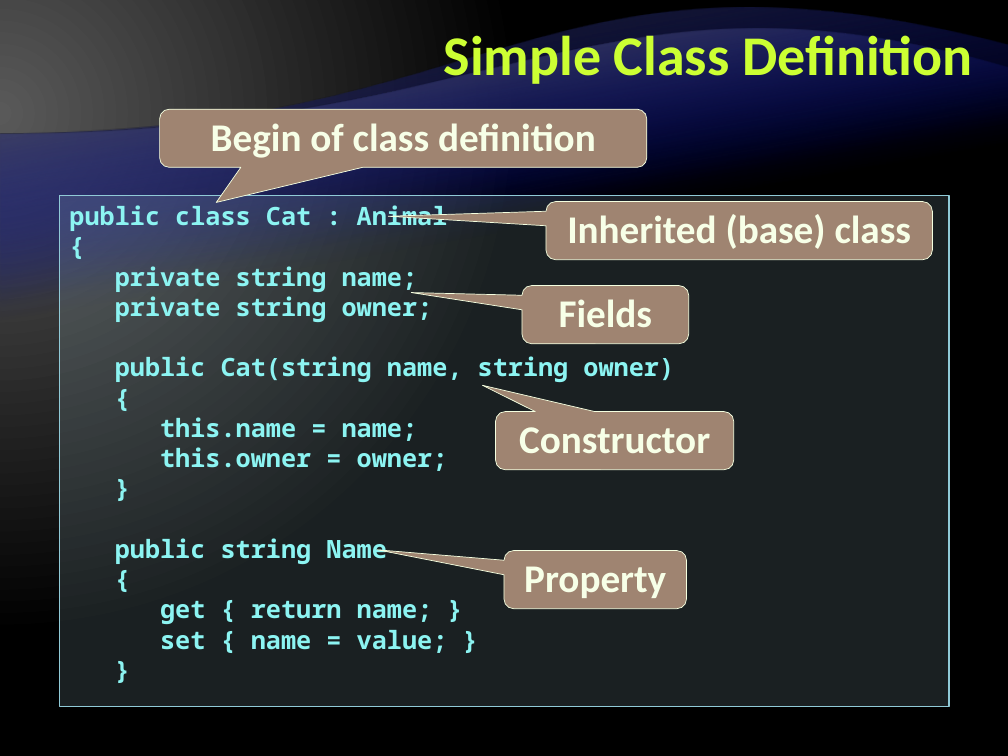
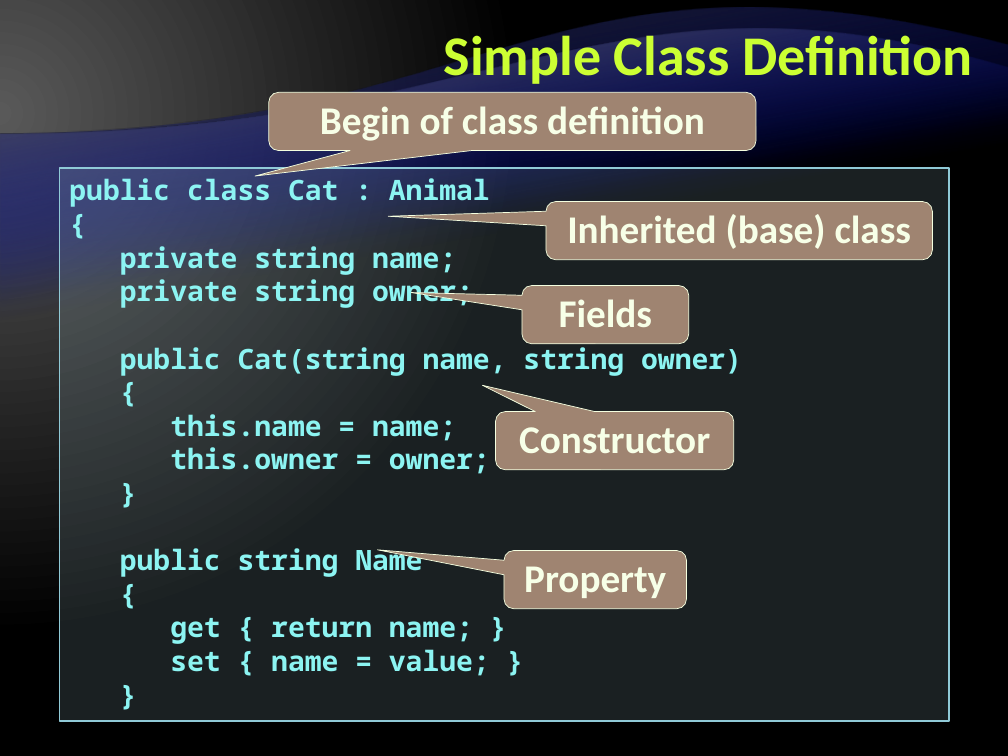
Before and after one commit to Graveheart/aspnetcourse, a slide deck: slide 7 of 2010/lectures/4. Object-Oriented Programming with CSharp.pptx. Drawn at 1008x756 pixels with LibreOffice and Linux fonts; fonts in the diff are those of the drawing; background and template pictures are left out. Boxes give left, top, right and bottom in pixels: in the first picture for what was removed or moved away, otherwise in the second. Text is boxed around its words. In the diff, an @@ line names an element or a change of style, - is before the commit and + after.

```diff
--- a/2010/lectures/4. Object-Oriented Programming with CSharp.pptx
+++ b/2010/lectures/4. Object-Oriented Programming with CSharp.pptx
@@ rounded speech box "Begin of class definition": place and size @@
-rounded speech box "Begin of class definition" at bbox=[159, 109, 646, 167]
+rounded speech box "Begin of class definition" at bbox=[269, 93, 756, 151]
@@ rounded speech box "Begin of class definition" at bbox=[269, 93, 756, 151]: proportions changed @@
@@ rectangle "public class Cat : Animal ...": place and size @@
-rectangle "public class Cat : Animal ..." at bbox=[59, 196, 950, 707]
+rectangle "public class Cat : Animal ..." at bbox=[59, 168, 950, 722]
@@ rectangle "public class Cat : Animal ..." at bbox=[59, 168, 950, 722]: size 18 to 20 pt @@
```
Also in this commit, not shown: 54 other slides changed.
